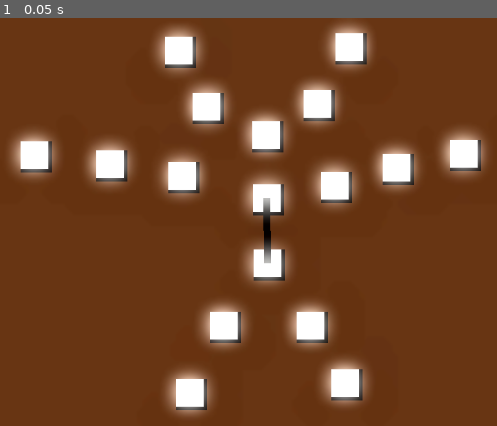
Above: before the commit, frame 1.
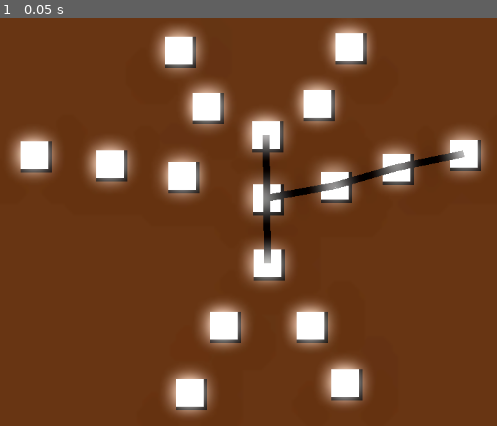
Above: after the commit, the same moment.

Repository: syshotdev/RiskyStrats
Game: Godot game, scene res://main.tscn
The game is run twice, just before and just after one commit, with the same random seed, the same clock (stepped at 60 frames per second) and the same inputs.
Inputs:
- Up to frame 1 (0.05 s): no input

The runs differ from the first frame. In frame 1, 1.2% of the frame differs, in the area x 51-94%, y 28-47%.

Commit message:
Before I mess with the roadbuilder script

Diff:
--- a/Objects/Map/man_map.tscn
+++ b/Objects/Map/man_map.tscn
@@ -75,3 +75,28 @@
 script = ExtResource("3_58plg")
 node1 = NodePath("../../Nodes/GameNode")
 node2 = NodePath("../../Nodes/GameNode6")
+
+[node name="Road2" type="Node2D" parent="Roads" node_paths=PackedStringArray("node1", "node2")]
+script = ExtResource("3_58plg")
+node1 = NodePath("../../Nodes/GameNode6")
+node2 = NodePath("../../Nodes/GameNode7")
+
+[node name="Road3" type="Node2D" parent="Roads" node_paths=PackedStringArray("node1", "node2")]
+script = ExtResource("3_58plg")
+node1 = NodePath("../../Nodes/GameNode6")
+node2 = NodePath("../../Nodes/GameNode7")
+
+[node name="Road4" type="Node2D" parent="Roads" node_paths=PackedStringArray("node1", "node2")]
+script = ExtResource("3_58plg")
+node1 = NodePath("../../Nodes/GameNode6")
+node2 = NodePath("../../Nodes/GameNode15")
+
+[node name="Road5" type="Node2D" parent="Roads" node_paths=PackedStringArray("node1", "node2")]
+script = ExtResource("3_58plg")
+node1 = NodePath("../../Nodes/GameNode15")
+node2 = NodePath("../../Nodes/GameNode16")
+
+[node name="Road6" type="Node2D" parent="Roads" node_paths=PackedStringArray("node1", "node2")]
+script = ExtResource("3_58plg")
+node1 = NodePath("../../Nodes/GameNode16")
+node2 = NodePath("../../Nodes/GameNode17")
--- a/Objects/Player (Client)/Player.gd
+++ b/Objects/Player (Client)/Player.gd
@@ -4,7 +4,7 @@
 @export var inputStuff : Node2D
 @export var map : Map
 
-var currentColor : GameColors.colors
+var currentColor : GameColors.colors = GameColors.colors.BLUE
 var selectedNodes : Array[GameNode]
 
 # Main ticking functioin
